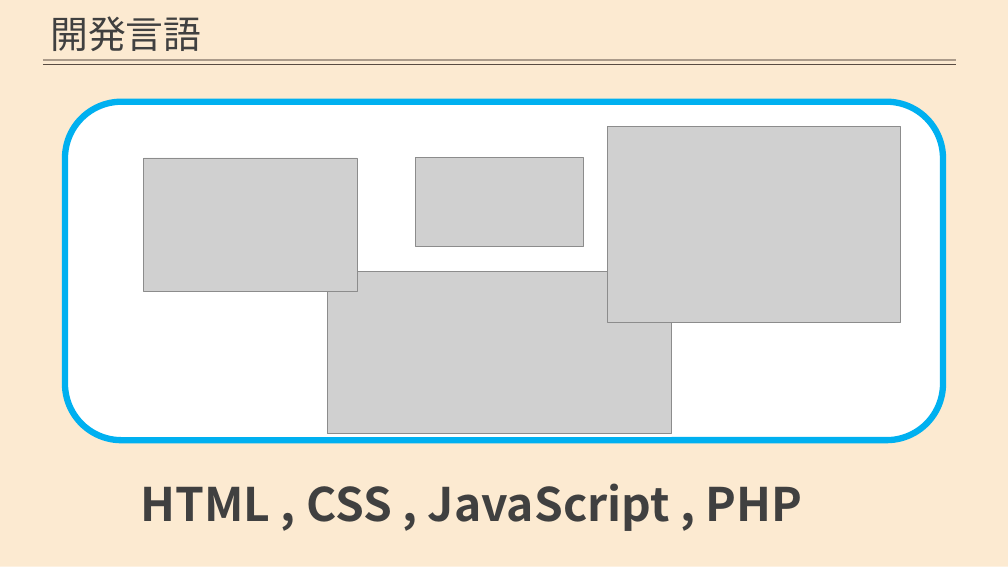
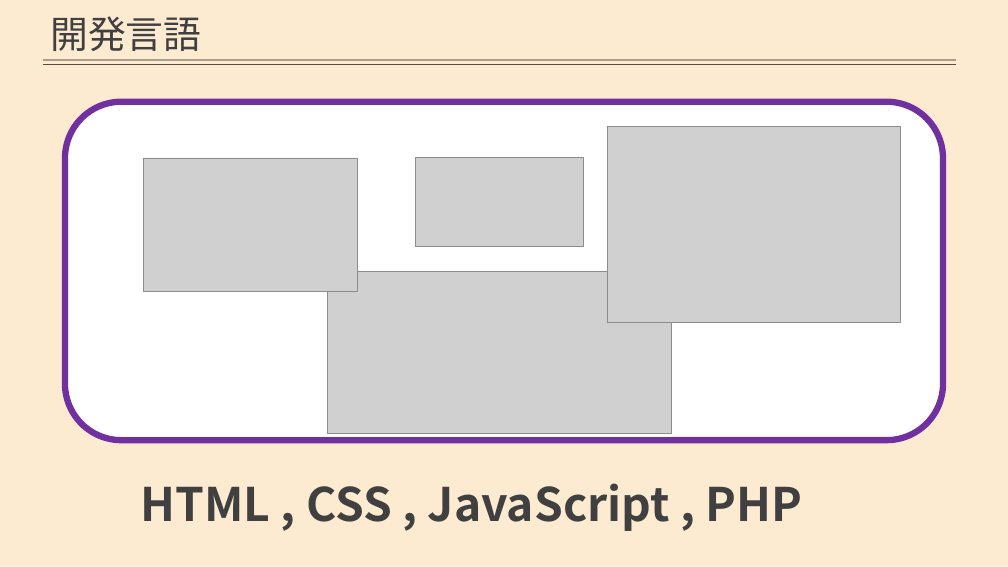
Before and after one commit to AdiosSora/subcall_cosmo, a slide deck: slide 7 of stable.pptx (slide 6 before the commit). Drawn at 1008x567 pixels with LibreOffice and Linux fonts; fonts in the diff are those of the drawing; grey boxes stand for pictures; background and template pictures are left out. Boxes give left, top, right and bottom in pixels: in the first picture for what was removed or moved away, otherwise in the second. Text is boxed around its words. In the diff, an @@ line names an element or a change of style, - is before the commit and + after.

```diff
--- a/stable.pptx
+++ b/stable.pptx
@@ rounded rectangle at (65,102,943,441): outline #00B0F0 6 pt to #7030A0 6 pt @@
```
Also in this commit, not shown: 3 other slides changed, 1 slide added, 1 slide removed, 1 other file.
